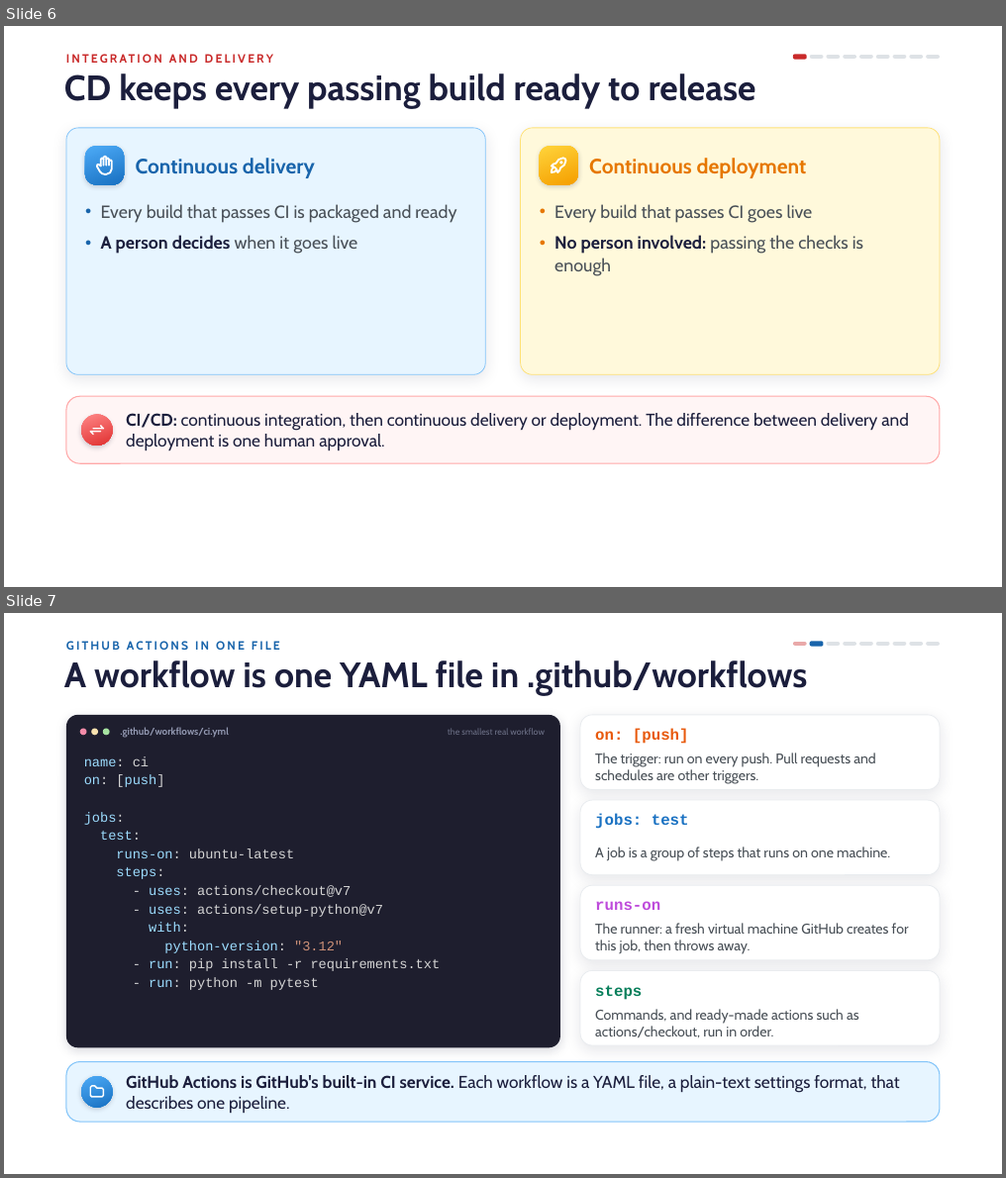
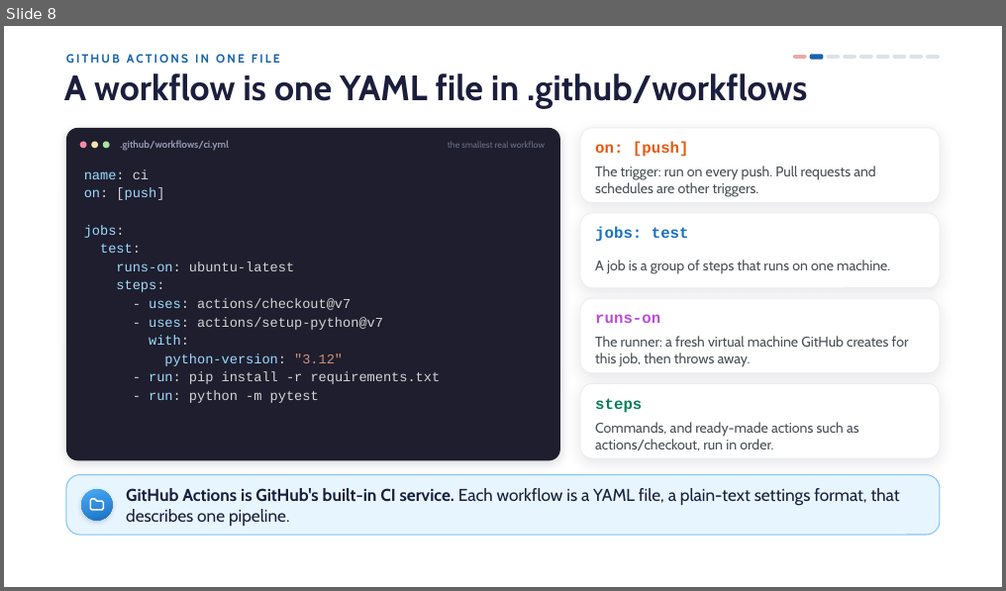
Before and after one commit to MariaGormley05/ai-lab-8, a slide deck: lectures-and-labs/week10/cicd-lecture.pptx. Shown one above the other, each under a label of ours: slides 6 and 7 before the commit, slide 8 after it. The pictures are 1006x1178 and 1006x591 pixels, drawn with LibreOffice and Linux fonts; fonts in the diff are those of the drawing; background and template pictures are left out. Boxes give left, top, right and bottom in pixels: in the first picture for what was removed or moved away, otherwise in the second. Text is boxed around its words. In the diff, an @@ line names an element or a change of style, - is before the commit and + after.

```diff
--- a/lectures-and-labs/week10/cicd-lecture.pptx
+++ b/lectures-and-labs/week10/cicd-lecture.pptx
@@ slide 6 removed at [4, 26, 1002, 587], background picture (left out) @@
@@ text removed at [66, 50, 743, 68] @@
-INTEGRATION AND DELIVERY
@@ rounded rectangle removed at [793, 55, 807, 60] @@
@@ rounded rectangle removed at [810, 55, 823, 59] @@
@@ rounded rectangle removed at [827, 55, 841, 59] @@
@@ rounded rectangle removed at [844, 55, 856, 59] @@
@@ rounded rectangle removed at [859, 55, 873, 59] @@
@@ rounded rectangle removed at [876, 55, 890, 59] @@
@@ rounded rectangle removed at [893, 55, 906, 59] @@
@@ rounded rectangle removed at [910, 55, 924, 59] @@
@@ rounded rectangle removed at [927, 55, 940, 59] @@
@@ title removed at [64, 74, 756, 108] @@
-CD keeps every passing build ready to release
@@ rounded rectangle removed at [66, 128, 485, 374] @@
@@ rounded rectangle removed at [521, 128, 940, 374] @@
@@ rounded rectangle removed at [85, 146, 124, 184] @@
@@ freeform shape removed at [94, 155, 116, 176] @@
@@ text removed at [136, 158, 315, 178] @@
-Continuous delivery
@@ rounded rectangle removed at [540, 146, 578, 184] @@
@@ freeform shape removed at [548, 155, 569, 176] @@
@@ text removed at [589, 158, 807, 178] @@
-Continuous deployment
@@ text removed at [101, 204, 456, 254] @@
-● Every build that passes CI is packaged and ready
-● A person decides when it goes live
@@ text removed at [554, 204, 863, 276] @@
-● Every build that passes CI goes live
-● No person involved: passing the checks is enough
@@ rounded rectangle removed at [66, 396, 940, 464] @@
@@ ellipse removed at [81, 414, 113, 446] @@
@@ freeform shape removed at [88, 421, 105, 439] @@
@@ text removed at [126, 413, 909, 452] @@
-CI/CD: continuous integration, then continuous delivery or deployment. The difference between delivery and deployment is one human approval.
@@ what was slide 7 is now slide 8 @@
```
Also in this commit, not shown: 9 slides changed, 7 slides added, 2 other slides removed, 6 other files.
